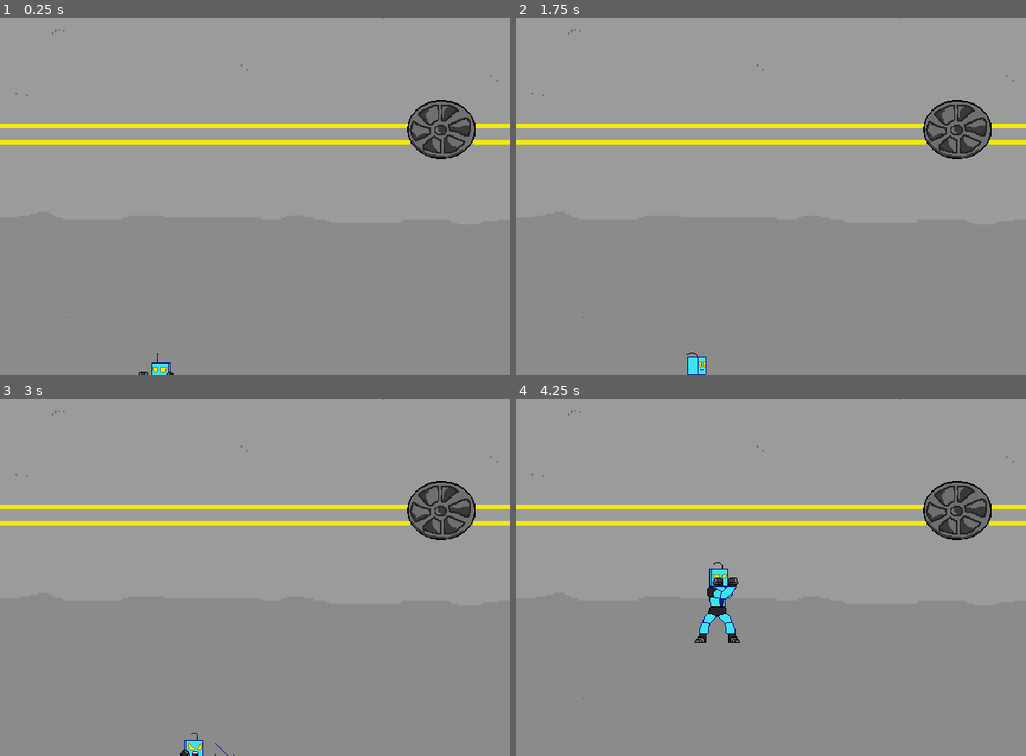
Above: before the commit, frames 1-4 (two rows, left to right).
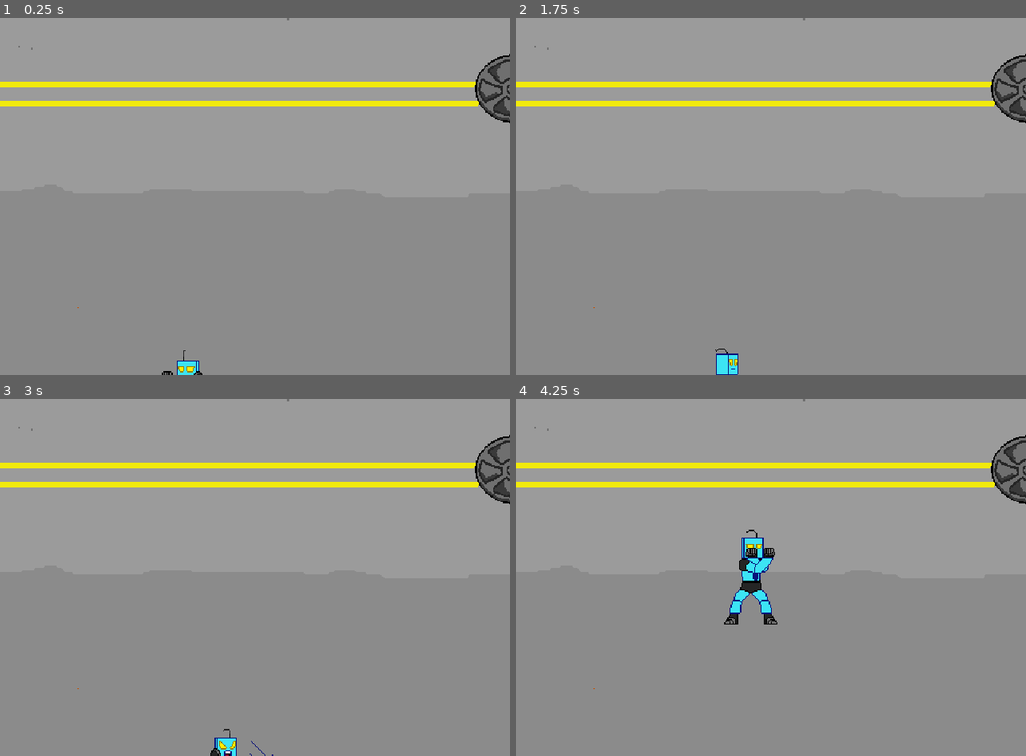
Above: after the commit, the same moments.

Repository: garethdavisrogers/RobotQuest-Depracated-
Game: Godot game, scene res://Game.tscn
Two runs of this game, one before a commit and one after it. Both use one fixed random seed, a clock stepped at 60 frames per second and the inputs below.
Inputs:
- Up to frame 1 (0.25 s): no input
- Up to frame 2 (1.75 s): tap Enter at 0.5 s; hold D (move_right) 0.53-1.28 s; tap K (lite_attack) at 0.6, 1.55 s; tap Space (jump) at 0.77, 1.52 s; hold S (move_down) from 1.28 s (still down); tap Shift (block) at 1.35 s
- Up to frame 3 (3 s): release S (move_down) at 2.03 s; hold D (move_right) 2.03-2.78 s; tap K (lite_attack) at 2.1, 2.85 s; hold W (move_up) from 2.78 s (still down)
- Up to frame 4 (4.25 s): tap Space (jump) at 3.02, 3.77 s; release W (move_up) at 3.53 s; hold A (move_left) from 3.53 s (still down); hold Shift (block) from 3.53 s (still down); tap K (lite_attack) at 3.8 s

The runs differ from the first frame. In frame 1, 8.1% of the frame differs, in the area x 0-100%, y 0-100%; in frame 2, 8.2%; in frame 3, 8.2%; in frame 4, 9.8%, in the area x 0-100%, y 0-84%.

Commit message:
Lite attack type established.  Need heavy attack animations before implementation.

Diff:
--- a/Game.tscn
+++ b/Game.tscn
@@ -19,6 +19,7 @@
 position = Vector2( 173.529, 351.688 )
 
 [node name="Enforcer1" type="Node2D" parent="YSort"]
+position = Vector2( -132.414, 0 )
 
 [node name="Enforcer" parent="YSort/Enforcer1" instance=ExtResource( 1 )]
 position = Vector2( 1236.79, 334.721 )
@@ -29,21 +30,25 @@
 position = Vector2( 687.517, 383.763 )
 
 [node name="Enforcer3" type="Node2D" parent="YSort"]
+position = Vector2( -465.901, 0 )
 
 [node name="Enforcer" parent="YSort/Enforcer3" instance=ExtResource( 1 )]
 position = Vector2( 2036.18, 364.146 )
 
 [node name="Enforcer4" type="Node2D" parent="YSort"]
+position = Vector2( -2525.67, 0 )
 
 [node name="Enforcer" parent="YSort/Enforcer4" instance=ExtResource( 1 )]
 position = Vector2( 4458.86, 374.146 )
 
 [node name="Enforcer5" type="Node2D" parent="YSort"]
+position = Vector2( -1177.01, 134.146 )
 
 [node name="Enforcer" parent="YSort/Enforcer5" instance=ExtResource( 1 )]
 position = Vector2( 3361.85, 284.146 )
 
 [node name="Enforcer6" type="Node2D" parent="YSort"]
+position = Vector2( -1299.62, 0 )
 
 [node name="Enforcer" parent="YSort/Enforcer6" instance=ExtResource( 1 )]
 position = Vector2( 3811.51, 354.146 )
--- a/Player.gd
+++ b/Player.gd
@@ -4,6 +4,7 @@
 onready var combo_timer = $ComboTimer
 onready var jump_timer = $JumpTimer
 onready var shadow = null
+onready var attack_type = null
 
 func _physics_process(_delta):
 	send_z_index()
@@ -23,9 +24,12 @@
 				state_descend()
 			'jump':
 				state_jump()
+			'fly':
+				state_fly()
 
 func state_default():
 	shadow = null
+	attack_type = null
 	movement_loop()
 	spritedir_loop()
 	controls_loop()
@@ -42,8 +46,12 @@
 		anim_switch('idle')
 
 	if Input.is_action_just_pressed("lite_attack"):
+		attack_type = 'lite'
 		state_machine('attack')
 
+	if Input.is_action_just_pressed('heavy_attack'):
+		attack_type = 'heavy'
+		state_machine('attack')
 	if Input.is_action_pressed('block'):
 		state_machine('block')
 
@@ -57,21 +65,24 @@
 	var time_remaining = combo_timer.get_time_left()
 	match combo:
 		0:
-			anim_switch('liteattack1')
-			combo_timer.start(0.4)
-			combo = 1
+			if attack_type == 'lite':
+				anim_switch('liteattack1')
+				combo_timer.start(0.4)
+				combo = 1
 
 		1:
 			if  time_remaining > 0 and time_remaining < 0.18:
-				anim_switch('liteattack2')
-				combo_timer.start(0.4)
-				combo = 2
+				if attack_type == 'lite':
+					anim_switch('liteattack2')
+					combo_timer.start(0.4)
+					combo = 2
 
 		2:
 			if  time_remaining > 0 and time_remaining < 0.2:
-				anim_switch('liteattack3')
-				combo_timer.start(0.4)
-				combo = 3
+				if attack_type == 'lite':
+					anim_switch('liteattack3')
+					combo_timer.start(0.4)
+					combo = 3
 		3:
 			return
 
@@ -102,6 +113,9 @@
 		state_machine('descend')
 	else:
 		state_machine('jump')
+
+func state_fly():
+	anim_switch('fly')
 
 func controls_loop():
 	var LEFT = Input.is_action_pressed('move_left')
--- a/Player.tscn
+++ b/Player.tscn
@@ -2085,7 +2085,7 @@
 
 [node name="Camera2D" type="Camera2D" parent="." index="3"]
 current = true
-zoom = Vector2( 1.75, 1.75 )
+zoom = Vector2( 1.5, 1.5 )
 limit_left = 0
 limit_top = 0
 limit_right = 5000
